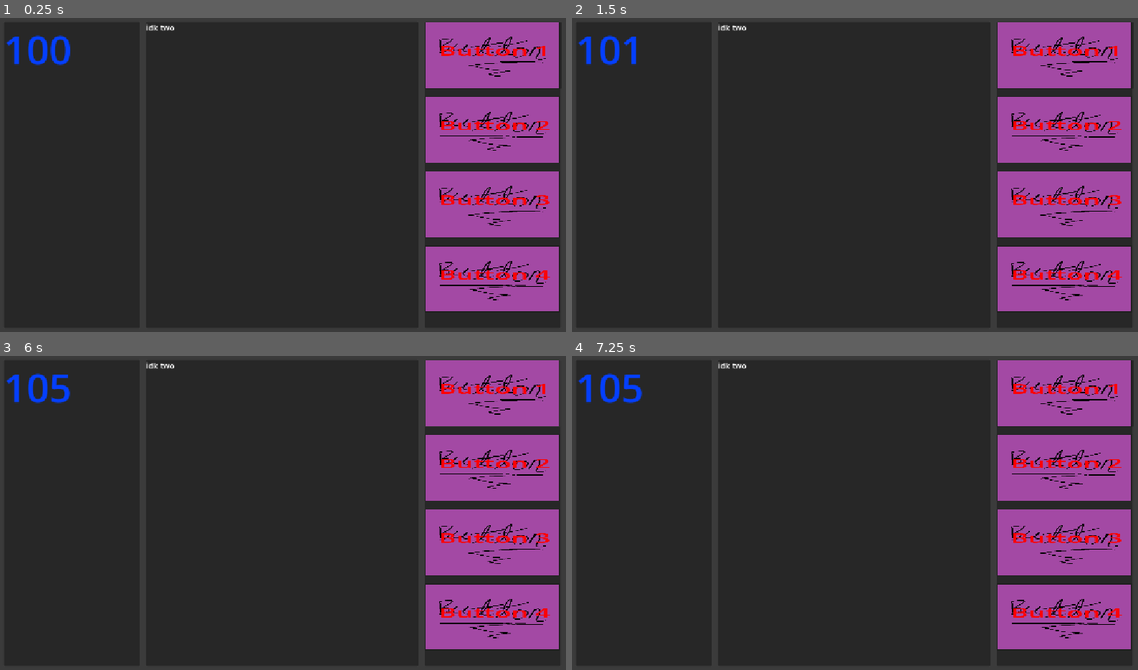
Above: before the commit, frames 1-4 (two rows, left to right).
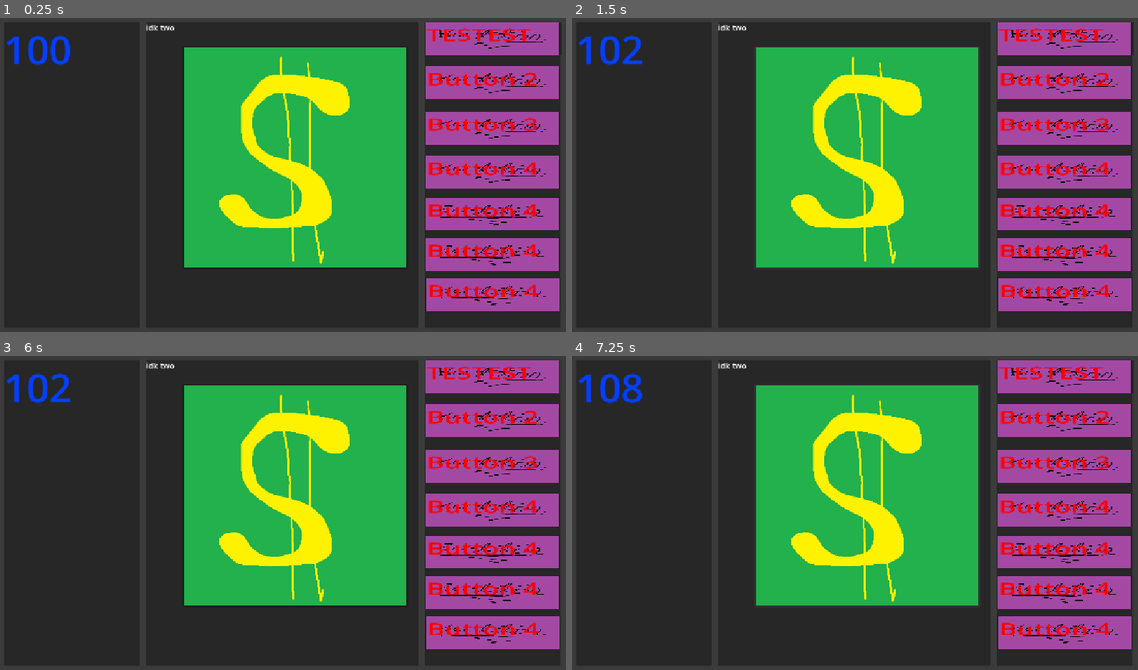
Above: after the commit, the same moments.

Repository: thehiddenspeaker/jam
Game: Godot game, scene res://main.tscn
The game is run twice, just before and just after one commit, with the same random seed, the same clock (stepped at 60 frames per second) and the same inputs.
Inputs (mouse positions are in pixels of both pictures, inside the frame that each line leads up to):
- Up to frame 1 (0.25 s): no input
- Up to frame 2 (1.5 s): click "BUTTON 1" at 0.5 s; click (866, 156) at 1.27 s
- Up to frame 3 (6 s): click "Button 2" at 2 s; click "Button 3" at 2.75 s; click "Button 4" at 3.5 s; click "Button 4" at 4.25 s; click "Button 4" at 5 s; click "BUTTON 1" at 5.75 s
- Up to frame 4 (7.25 s): click (866, 494) at 6.52 s

The runs differ from the first frame. In frame 1, 38% of the frame differs, in the area x 32-99%, y 3-94%; in frame 2, 38%; in frame 3, 38%, in the area x 8-99%, y 3-94%; in frame 4, 38%.

Commit message:
randomadditions

Diff:
--- a/global.gd
+++ b/global.gd
@@ -13,7 +13,7 @@
 func _process(delta: float) -> void:
 	timer -=delta
 	if timer <0:
-		print("mult = ",mult," value = ",value)
+		print("global mult = ",mult," value = ",value)
 		timer =1
 	pass
 
--- a/main.gd
+++ b/main.gd
@@ -1,29 +1,42 @@
 extends Control
 var mult = 1
 var value = 1
+var timer =1
+@onready var money_label: Label = $MarginContainer/gamelayout/Panel/MoneyLabel
 # Called when the node enters the scene tree for the first time.
 func _ready() -> void:
 	pass # Replace with function body.
 
 # Called every frame. 'delta' is the elapsed time since the previous frame.
 func _process(delta: float) -> void:
-	$MarginContainer/gamelayout/Panel/MoneyLabel.text = str(global.money)
+
+	timer -=delta
+	if timer <0:
+		print("main mult = ",mult," value = ",value)
+		timer =1
+
 	global.parseUpgrades(passUpgrades())
-	pass
+	if money_label != null:
+		money_label.text = str(global.money)
 
 func _Button1Press() -> void:
-	global.money+=(value * mult)
 	pass # Replace with function body.
-
 
 func _Button2Press() -> void:
 	value+=1
+	print(value)
 	pass # Replace with function body.
 
 
 func _Button3Press() -> void:
 	mult+=1
+	print(mult)
 	pass # Replace with function body.
 
 func passUpgrades() -> Array[int]:
 	return [mult,value]
+
+
+func _on_money_pressed() -> void:
+	global.villageDestroyed()
+	pass # Replace with function body.
--- a/main.tscn
+++ b/main.tscn
@@ -2,6 +2,7 @@
 
 [ext_resource type="Script" uid="uid://s7lyrglljvo" path="res://main.gd" id="1_0xm2m"]
 [ext_resource type="Texture2D" uid="uid://jreg8l5ssx6a" path="res://Button.png" id="1_ig7tw"]
+[ext_resource type="Texture2D" uid="uid://ba4lhiknbatb1" path="res://moneybutton.png" id="2_h2yge"]
 
 [node name="main" type="Control" unique_id=1660209080]
 layout_mode = 3
@@ -63,6 +64,14 @@
 text = "idk two"
 horizontal_alignment = 1
 
+[node name="money" type="Button" parent="MarginContainer/gamelayout/Panel2" unique_id=876568454]
+layout_mode = 0
+offset_left = 73.0
+offset_top = 49.0
+offset_right = 527.0
+offset_bottom = 497.0
+icon = ExtResource("2_h2yge")
+
 [node name="Panel3" type="Panel" parent="MarginContainer/gamelayout" unique_id=1637460014]
 layout_mode = 2
 size_flags_horizontal = 3
@@ -70,7 +79,7 @@
 [node name="Button" type="Button" parent="MarginContainer/gamelayout/Panel3" unique_id=2134902223]
 layout_mode = 1
 anchors_preset = -1
-scale = Vector2(0.6, 0.3)
+scale = Vector2(0.6, 0.15)
 theme_override_colors/font_color = Color(1, 0, 0, 1)
 theme_override_font_sizes/font_size = 25
 action_mode = 0
@@ -81,77 +90,149 @@
 
 [node name="Label" type="Label" parent="MarginContainer/gamelayout/Panel3/Button" unique_id=1668029936]
 layout_mode = 0
-offset_left = 46.666664
-offset_top = 130.0
-offset_right = 421.66666
-offset_bottom = 254.0
-theme_override_colors/font_color = Color(1, 0, 0, 1)
-theme_override_font_sizes/font_size = 90
-text = "Button 1"
+offset_left = 6.6666565
+offset_top = 16.666748
+offset_right = 397.66666
+offset_bottom = 153.66675
+scale = Vector2(1.2, 3)
+theme_override_colors/font_color = Color(1, 0, 0, 1)
+theme_override_font_sizes/font_size = 75
+text = "TESTEST"
 
 [node name="Button2" type="Button" parent="MarginContainer/gamelayout/Panel3" unique_id=999645776]
 layout_mode = 1
 anchors_preset = -1
-offset_top = 150.0
-offset_right = 454.0
-offset_bottom = 598.0
-scale = Vector2(0.6, 0.3)
+offset_top = 89.0
+offset_right = 454.0
+offset_bottom = 537.0
+scale = Vector2(0.6, 0.15)
 action_mode = 0
 icon = ExtResource("1_ig7tw")
 clip_text = true
 
 [node name="Label" type="Label" parent="MarginContainer/gamelayout/Panel3/Button2" unique_id=1184699947]
 layout_mode = 0
-offset_left = 46.666664
-offset_top = 130.0
-offset_right = 421.66666
-offset_bottom = 254.0
-theme_override_colors/font_color = Color(1, 0, 0, 1)
-theme_override_font_sizes/font_size = 90
+offset_left = 6.6666565
+offset_top = 16.666748
+offset_right = 381.66666
+offset_bottom = 140.66675
+scale = Vector2(1.2, 3)
+theme_override_colors/font_color = Color(1, 0, 0, 1)
+theme_override_font_sizes/font_size = 75
 text = "Button 2"
 
 [node name="Button3" type="Button" parent="MarginContainer/gamelayout/Panel3" unique_id=687077863]
 layout_mode = 1
 anchors_preset = -1
-offset_top = 300.0
-offset_right = 454.0
-offset_bottom = 748.0
-scale = Vector2(0.6, 0.3)
+offset_top = 180.0
+offset_right = 454.0
+offset_bottom = 628.0
+scale = Vector2(0.6, 0.15)
 action_mode = 0
 icon = ExtResource("1_ig7tw")
 clip_text = true
 
 [node name="Label" type="Label" parent="MarginContainer/gamelayout/Panel3/Button3" unique_id=1779831404]
 layout_mode = 0
-offset_left = 46.666664
-offset_top = 130.0
-offset_right = 421.66666
-offset_bottom = 254.0
-theme_override_colors/font_color = Color(1, 0, 0, 1)
-theme_override_font_sizes/font_size = 90
+offset_left = 6.6666565
+offset_top = 16.666748
+offset_right = 381.66666
+offset_bottom = 140.66675
+scale = Vector2(1.2, 3)
+theme_override_colors/font_color = Color(1, 0, 0, 1)
+theme_override_font_sizes/font_size = 75
 text = "Button 3"
 
 [node name="Button4" type="Button" parent="MarginContainer/gamelayout/Panel3" unique_id=1964571725]
 layout_mode = 1
 anchors_preset = -1
-offset_top = 450.0
-offset_right = 454.0
-offset_bottom = 898.0
-scale = Vector2(0.6, 0.3)
+offset_top = 269.0
+offset_right = 454.0
+offset_bottom = 717.0
+scale = Vector2(0.6, 0.15)
 action_mode = 0
 icon = ExtResource("1_ig7tw")
 clip_text = true
 
 [node name="Label" type="Label" parent="MarginContainer/gamelayout/Panel3/Button4" unique_id=1430563371]
 layout_mode = 0
-offset_left = 46.666664
-offset_top = 130.0
-offset_right = 421.66666
-offset_bottom = 254.0
-theme_override_colors/font_color = Color(1, 0, 0, 1)
-theme_override_font_sizes/font_size = 90
-text = "Button 4"
-
+offset_left = 6.6666565
+offset_top = 16.666748
+offset_right = 381.66666
+offset_bottom = 140.66675
+scale = Vector2(1.2, 3)
+theme_override_colors/font_color = Color(1, 0, 0, 1)
+theme_override_font_sizes/font_size = 75
+text = "Button 4"
+
+[node name="Button5" type="Button" parent="MarginContainer/gamelayout/Panel3" unique_id=966047364]
+layout_mode = 1
+anchors_preset = -1
+offset_top = 353.0
+offset_right = 454.0
+offset_bottom = 801.0
+scale = Vector2(0.6, 0.15)
+action_mode = 0
+icon = ExtResource("1_ig7tw")
+clip_text = true
+
+[node name="Label" type="Label" parent="MarginContainer/gamelayout/Panel3/Button5" unique_id=66807618]
+layout_mode = 0
+offset_left = 6.6666565
+offset_top = 16.666748
+offset_right = 381.66666
+offset_bottom = 140.66675
+scale = Vector2(1.2, 3)
+theme_override_colors/font_color = Color(1, 0, 0, 1)
+theme_override_font_sizes/font_size = 75
+text = "Button 4"
+
+[node name="Button6" type="Button" parent="MarginContainer/gamelayout/Panel3" unique_id=366708375]
+layout_mode = 1
+anchors_preset = -1
+offset_top = 434.00003
+offset_right = 454.0
+offset_bottom = 882.0
+scale = Vector2(0.6, 0.15)
+action_mode = 0
+icon = ExtResource("1_ig7tw")
+clip_text = true
+
+[node name="Label" type="Label" parent="MarginContainer/gamelayout/Panel3/Button6" unique_id=2007245930]
+layout_mode = 0
+offset_left = 6.6666565
+offset_top = 16.666748
+offset_right = 381.66666
+offset_bottom = 140.66675
+scale = Vector2(1.2, 3)
+theme_override_colors/font_color = Color(1, 0, 0, 1)
+theme_override_font_sizes/font_size = 75
+text = "Button 4"
+
+[node name="Button7" type="Button" parent="MarginContainer/gamelayout/Panel3" unique_id=1226371377]
+layout_mode = 1
+anchors_preset = -1
+offset_left = 1.0
+offset_top = 515.0
+offset_right = 455.0
+offset_bottom = 963.0
+scale = Vector2(0.6, 0.15)
+action_mode = 0
+icon = ExtResource("1_ig7tw")
+clip_text = true
+
+[node name="Label" type="Label" parent="MarginContainer/gamelayout/Panel3/Button7" unique_id=1484672099]
+layout_mode = 0
+offset_left = 6.6666565
+offset_top = 16.666748
+offset_right = 381.66666
+offset_bottom = 140.66675
+scale = Vector2(1.2, 3)
+theme_override_colors/font_color = Color(1, 0, 0, 1)
+theme_override_font_sizes/font_size = 75
+text = "Button 4"
+
+[connection signal="pressed" from="MarginContainer/gamelayout/Panel2/money" to="." method="_on_money_pressed"]
 [connection signal="pressed" from="MarginContainer/gamelayout/Panel3/Button" to="." method="_Button1Press"]
 [connection signal="pressed" from="MarginContainer/gamelayout/Panel3/Button2" to="." method="_Button2Press"]
 [connection signal="pressed" from="MarginContainer/gamelayout/Panel3/Button3" to="." method="_Button3Press"]
Binary file added: moneybutton.png
Not shown, added: moneybutton.png.import
Not shown, added: main.tscn4449711312.tmp
Not shown, added: main.tscn4457234502.tmp
